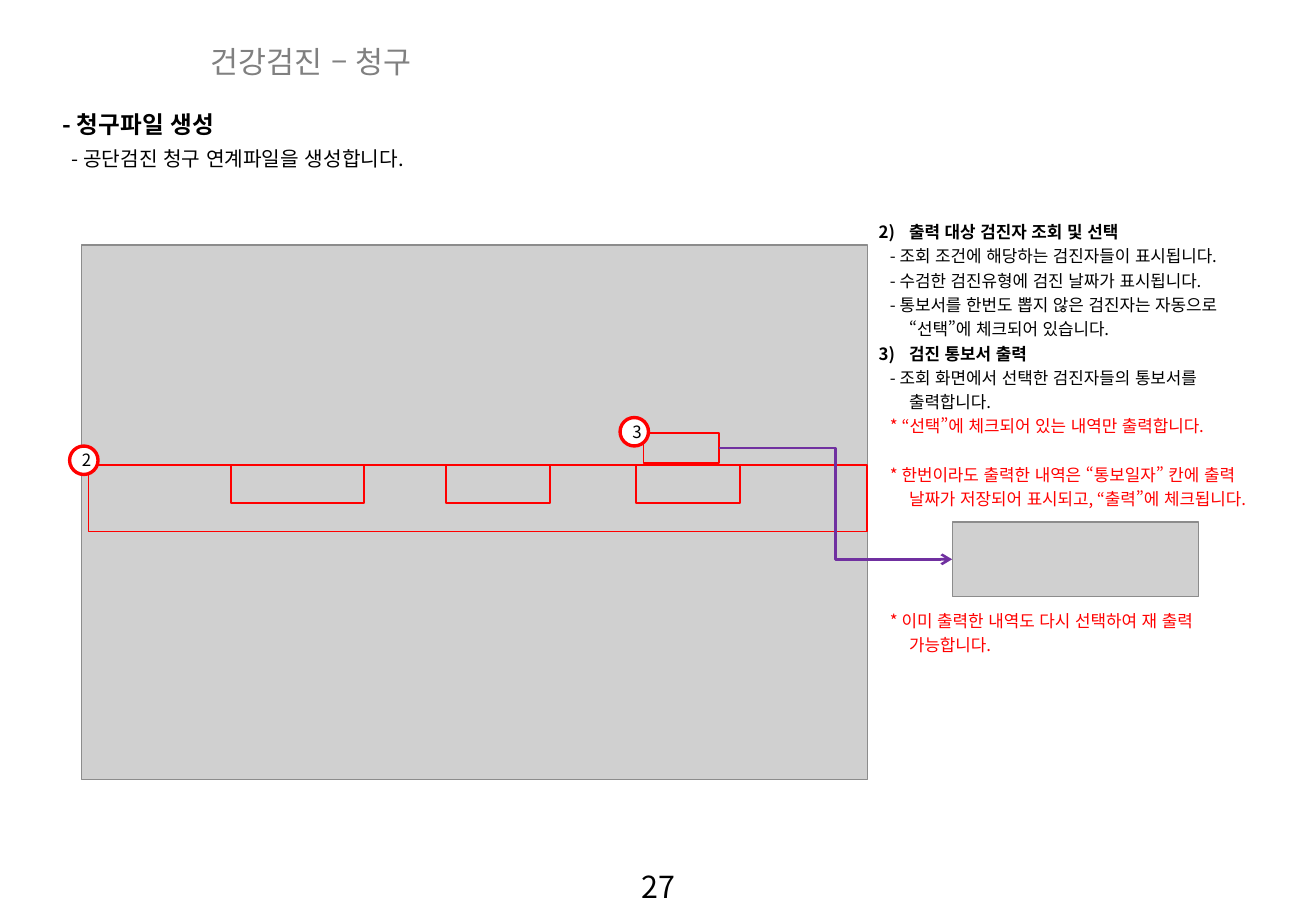
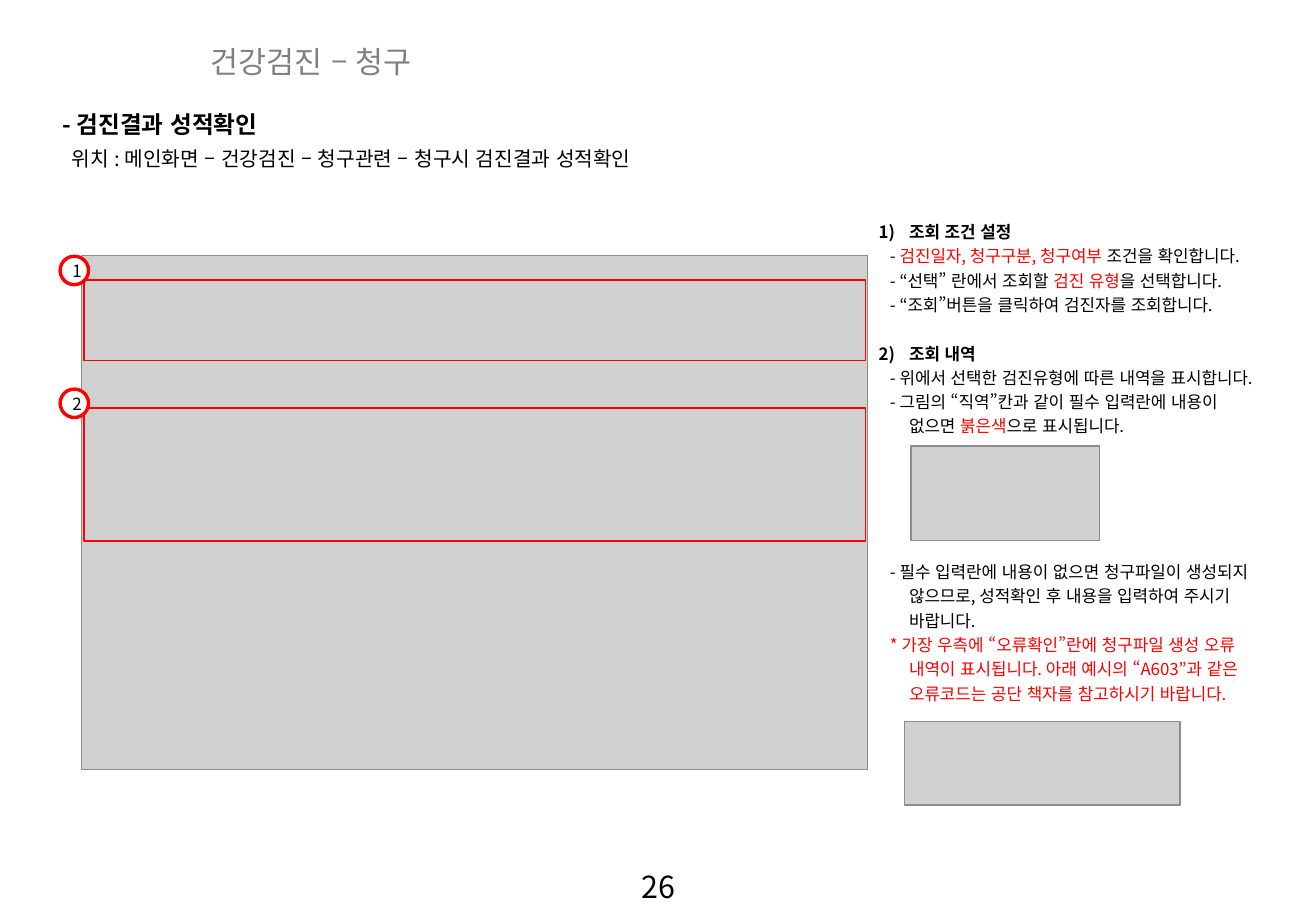
Before and after one commit to zooxop/ailiss_manual, a slide deck: slide 27 of manual/앨리스_매뉴얼_작업중.pptx (slide 28 before the commit). Drawn at 1316x911 pixels with LibreOffice and Linux fonts; fonts in the diff are those of the drawing; grey boxes stand for pictures; background and template pictures are left out. Boxes give left, top, right and bottom in pixels: in the first picture for what was removed or moved away, otherwise in the second. Text is boxed around its words. In the diff, an @@ line names an element or a change of style, - is before the commit and + after.

```diff
--- a/manual/앨리스_매뉴얼_작업중.pptx
+++ b/manual/앨리스_매뉴얼_작업중.pptx
@@ text at (x1=77, y1=113, x2=257, y2=135): text changed @@
-- 청구파일 생성
+- 검진결과 성적확인
@@ text at (x1=72, y1=149, x2=630, y2=168): text changed @@
-- 공단검진 청구 연계파일을 생성합니다.
+위치 : 메인화면 – 건강검진 – 청구관련 – 청구시 검진결과 성적확인
@@ text at (x1=900, y1=224, x2=1253, y2=702): text changed @@
-2) 출력 대상 검진자 조회 및 선택
-- 조회 조건에 해당하는 검진자들이 표시됩니다.
-- 수검한 검진유형에 검진 날짜가 표시됩니다.
-- 통보서를 한번도 뽑지 않은 검진자는 자동으로
-“선택”에 체크되어 있습니다.
-3) 검진 통보서 출력
-- 조회 화면에서 선택한 검진자들의 통보서를 출력합니다.
-* “선택”에 체크되어 있는 내역만 출력합니다.
-* 한번이라도 출력한 내역은 “통보일자” 칸에 출력
-날짜가 저장되어 표시되고, “출력”에 체크됩니다.
-* 이미 출력한 내역도 다시 선택하여 재 출력
-가능합니다.
+1) 조회 조건 설정
+- 검진일자, 청구구분, 청구여부 조건을 확인합니다.
+- “선택” 란에서 조회할 검진 유형을 선택합니다.
+- “조회”버튼을 클릭하여 검진자를 조회합니다.
+2) 조회 내역
+- 위에서 선택한 검진유형에 따른 내역을 표시합니다.
+- 그림의 “직역”칸과 같이 필수 입력란에 내용이 없으면 붉은색으로 표시됩니다.
+- 필수 입력란에 내용이 없으면 청구파일이 생성되지 않으므로, 성적확인 후 내용을 입력하여 주시기
+바랍니다.
+* 가장 우측에 “오류확인”란에 청구파일 생성 오류
+내역이 표시됩니다. 아래 예시의 “A603”과 같은
+오류코드는 공단 책자를 참고하시기 바랍니다.
@@ ellipse added at (x1=60, y1=256, x2=87, y2=284), fill #FFFFFF, outline #FF0000 2 pt, 10 pt, text #000000 @@
+1
@@ picture resized from (x1=81, y1=245, x2=868, y2=780) to (x1=81, y1=255, x2=868, y2=769) @@
@@ rectangle resized from (x1=89, y1=465, x2=868, y2=532) to (x1=84, y1=281, x2=865, y2=361) @@
@@ ellipse "2" moved from (x1=69, y1=446, x2=97, y2=474) to (x1=60, y1=389, x2=87, y2=417) @@
@@ rectangle resized from (x1=446, y1=465, x2=550, y2=503) to (x1=84, y1=408, x2=865, y2=541) @@
@@ ellipse removed at (x1=620, y1=418, x2=648, y2=446) @@
-3
@@ rectangle removed at (x1=644, y1=434, x2=719, y2=463) @@
@@ elbow arrow removed from (719, 448) to (953, 559) @@
@@ picture added at (x1=911, y1=446, x2=1100, y2=541) @@
@@ rectangle removed at (x1=231, y1=465, x2=363, y2=503) @@
@@ rectangle removed at (x1=636, y1=465, x2=740, y2=503) @@
@@ picture removed at (x1=953, y1=523, x2=1199, y2=597) @@
@@ picture added at (x1=905, y1=722, x2=1181, y2=806) @@
@@ page number at (x1=642, y1=875, x2=676, y2=899): text changed @@
-27
+26
```
Also in this commit, not shown: 3 other slides changed, 2 slides added, 1 slide removed.
